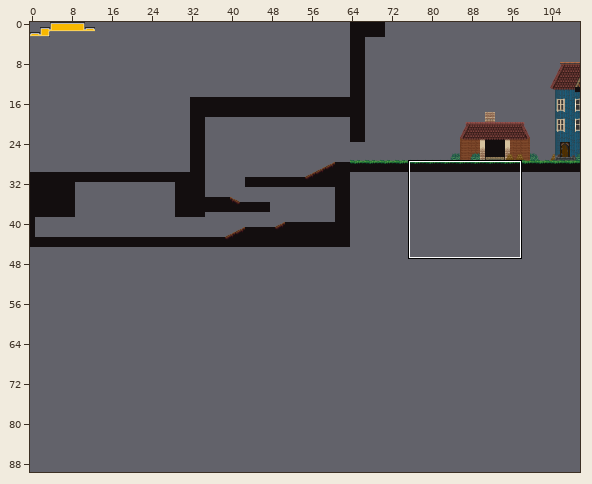
Tiled map, stored at maps/townhub.tmx. Above, an overview of the earlier version with the close-up marked.
Close-up. First the earlier version:
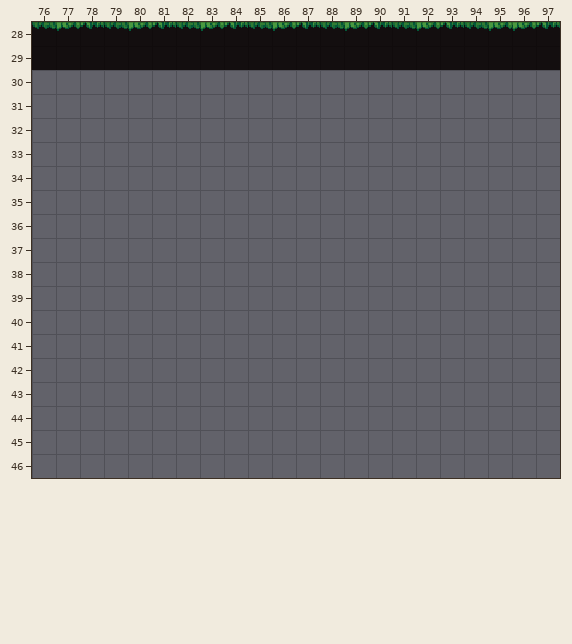
Cells are 16x16 px. Shown: x 76..97, y 28..46. The commit also changed other parts of the map, which this record leaves out. The old version is drawn lined up with the new one.
The result:
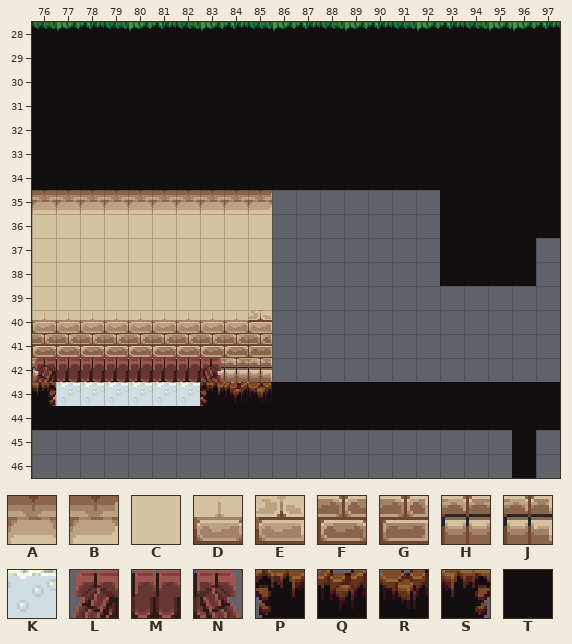
Key: from "town": A 190, B 191, C 221, D 254, E 255, F 286, G 287, H 318, J 319, K 320, L 348, M 349, N 350, P 384, Q 385, R 386, S 391, T 418.
_ is an empty cell.
The edit:
map size 208x45 -> 208x90 cells
Layer "far":
There is now tile A in row 35 at x 76 to 84.
There is now tile B in row 35 at x 85.
There is now tile C in rows 36 to 39 at x 76 to 85.
There is now tile D in row 40 at x 76 to 84.
There is now tile E in row 40 at x 85.
There is now tile F in row 41 at x 76 to 84.
There is now tile G in row 41 at x 85.
There is now tile H in row 42 at x 76 to 84; in row 43 at x 76 and 83 to 85.
There is now tile J in row 42 at x 85.
Layer "back":
There is now tile K in row 43 at x 77 to 82.
There is now tile L in row 42 at x 76.
There is now tile M in row 42 at x 77 to 82.
There is now tile N in row 42 at x 83.
Layer "front":
There is now tile P in row 43 at x 83.
There is now tile Q in row 43 at x 84.
There is now tile R in row 43 at x 85.
There is now tile S in row 43 at x 76.
There is now tile T in rows 30 to 34 at x 76 to 97; in rows 35 to 36 at x 93 to 97; in rows 37 to 38 at x 93 to 96; in row 43 at x 86 to 97; in row 44 at x 76 to 97; in rows 45 to 46 at x 96.
